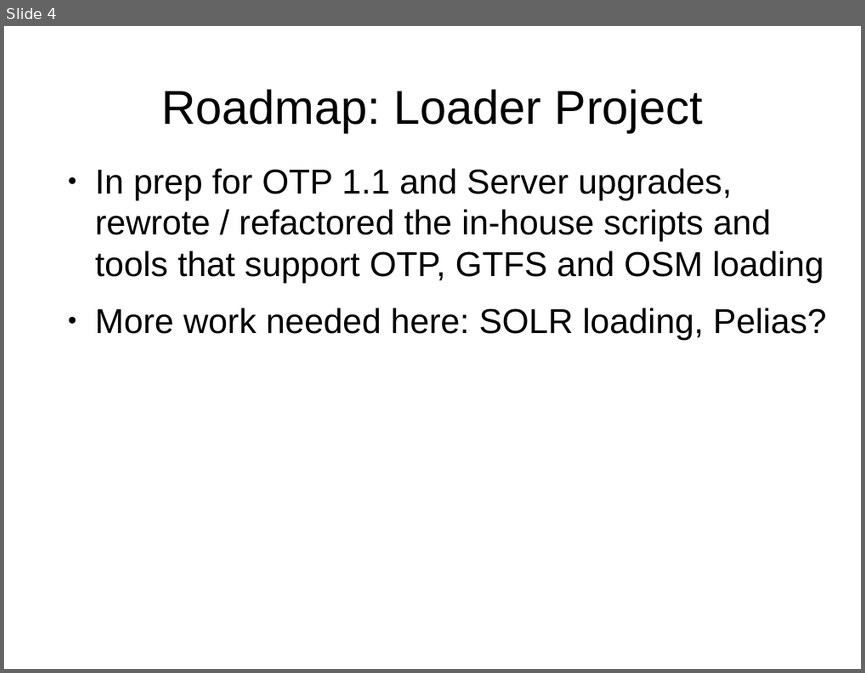
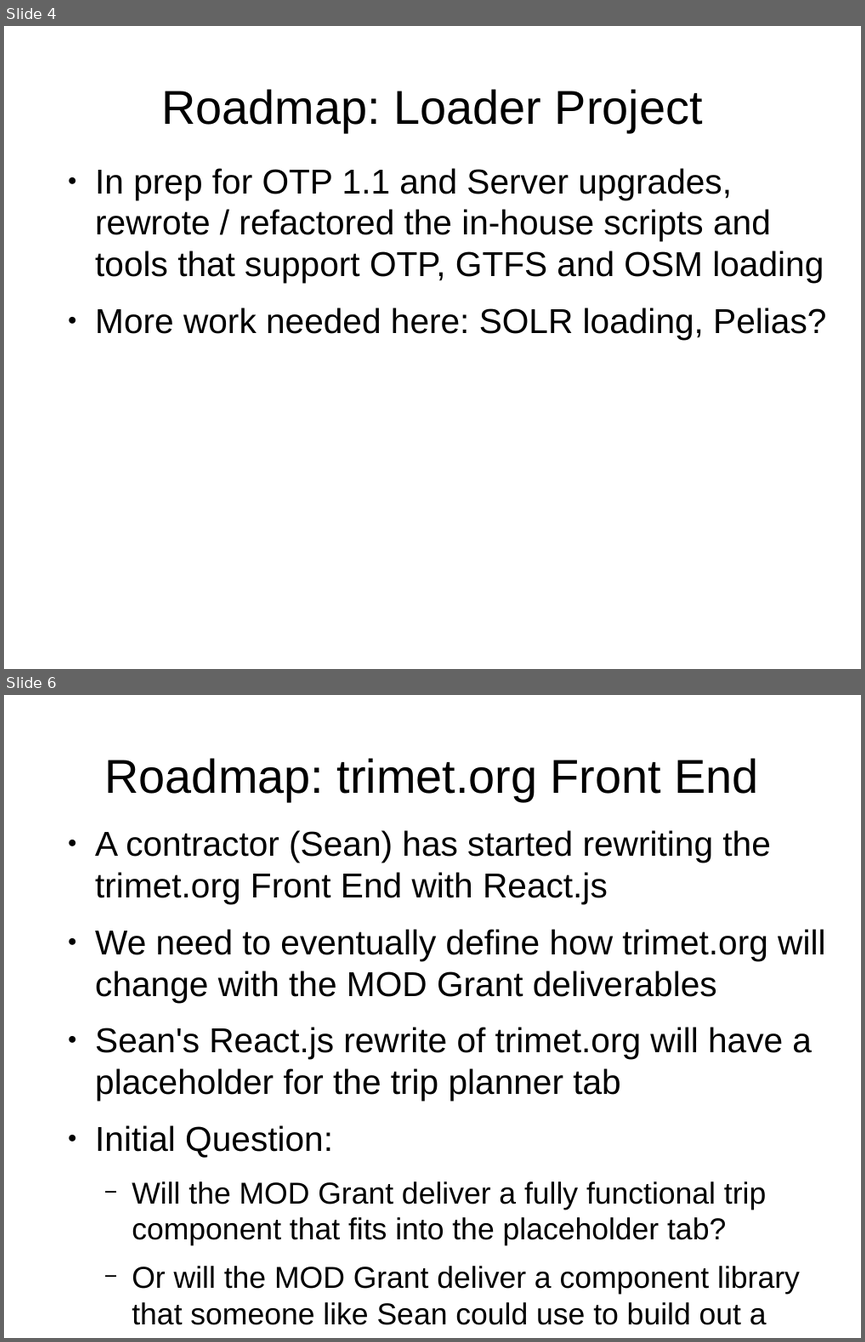
Before and after one commit to OpenTransitTools/docs, a slide deck: trimet/TriMet Roadmap 2017.odp. Shown one above the other, each under a label of ours: slide 4 before the commit, slides 4 and 6 after it; the slides between them are not shown. The pictures are 865x673 and 865x1342 pixels, drawn with LibreOffice and Linux fonts; fonts in the diff are those of the drawing. Boxes give left, top, right and bottom in pixels: in the first picture for what was removed or moved away, otherwise in the second. Text is boxed around its words. In the diff, an @@ line names an element or a change of style, - is before the commit and + after.

Commit message:
more roadmap

```diff
--- a/trimet/TriMet Roadmap 2017.odp
+++ b/trimet/TriMet Roadmap 2017.odp
@@ slide 6 added at [4, 695, 861, 1338], background #FFFFFF @@
@@ title added at [105, 758, 759, 801], 44 pt, text #000000 @@
+Roadmap: trimet.org Front End
@@ text added at [95, 830, 825, 1325], 32 pt, text #000000 @@
+● A contractor (Sean) has started rewriting the trimet.org Front End with React.js
+● We need to eventually define how trimet.org will change with the MOD Grant deliverables
+● Sean's React.js rewrite of trimet.org will have a placeholder for the trip planner tab
+● Initial Question:
+  − Will the MOD Grant deliver a fully functional trip component that fits into the placeholder tab?
+  − Or will the MOD Grant deliver a component library that someone like Sean could use to build out a custom planner tool within the trimet.org Front End?
```
Also in this commit, not shown: 2 slides changed, 3 other slides added, 9 slides removed.
